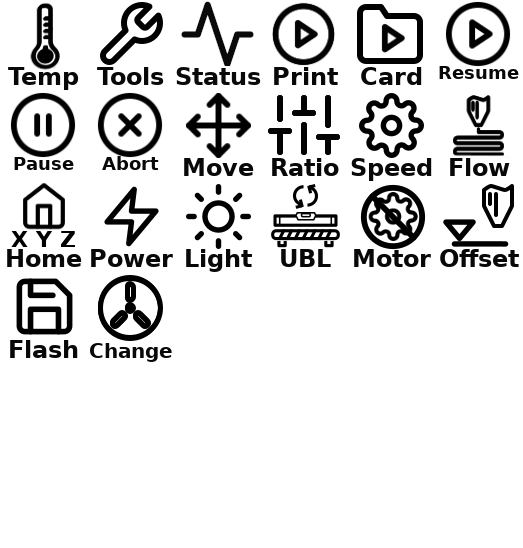
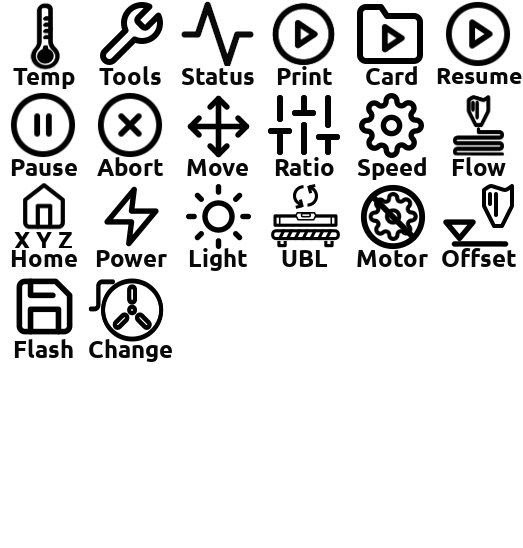
Before/after of a (523, 548) layered artwork. What changed in the layer stack:
painted on "temp" over [8, 67, 79, 90]
painted on "tools #1" over [97, 66, 164, 85]
painted on "Status" over [176, 67, 261, 85]
painted on "print #2" over [274, 66, 338, 85]
painted on "print #6" over [361, 66, 422, 85]
painted on "print #3" over [437, 66, 522, 84]
painted on "print #4" over [11, 157, 77, 176]
painted on "print #5" over [97, 156, 163, 176]
painted on "move.svg" over [185, 93, 251, 159]
painted on "tools #2" over [184, 158, 254, 176]
painted on "tools #3" over [272, 157, 339, 176]
painted on "tools #4" over [351, 157, 432, 181]
painted on "tools #5" over [7, 249, 82, 267]
painted on "tools #10" over [91, 249, 173, 267]
painted on "tools #9" over [186, 248, 252, 272]
painted on "tools #7" over [354, 249, 431, 267]
painted on "tools #11" over [440, 248, 519, 267]
painted on "tools #12" over [10, 339, 78, 358]
painted on "tools #13" over [89, 339, 172, 362]
removed layer "reel.svg #4" from group "019-icon-printer-menu-tools-filament-load-unload" over [98, 275, 162, 339]
removed layer "reel.svg #3" from group "019-icon-printer-menu-tools-filament-load-unload" over [98, 276, 162, 340]
removed layer "reel.svg #2" from group "019-icon-printer-menu-tools-filament-load-unload" over [99, 276, 163, 340]
removed layer "reel.svg #1" from group "019-icon-printer-menu-tools-filament-load-unload" over [98, 277, 162, 341]
added layer "reel" in group "019-icon-printer-menu-tools-filament-load-unload" over [101, 278, 164, 342]
…and 5 more changes (2 added, 3 painted)
